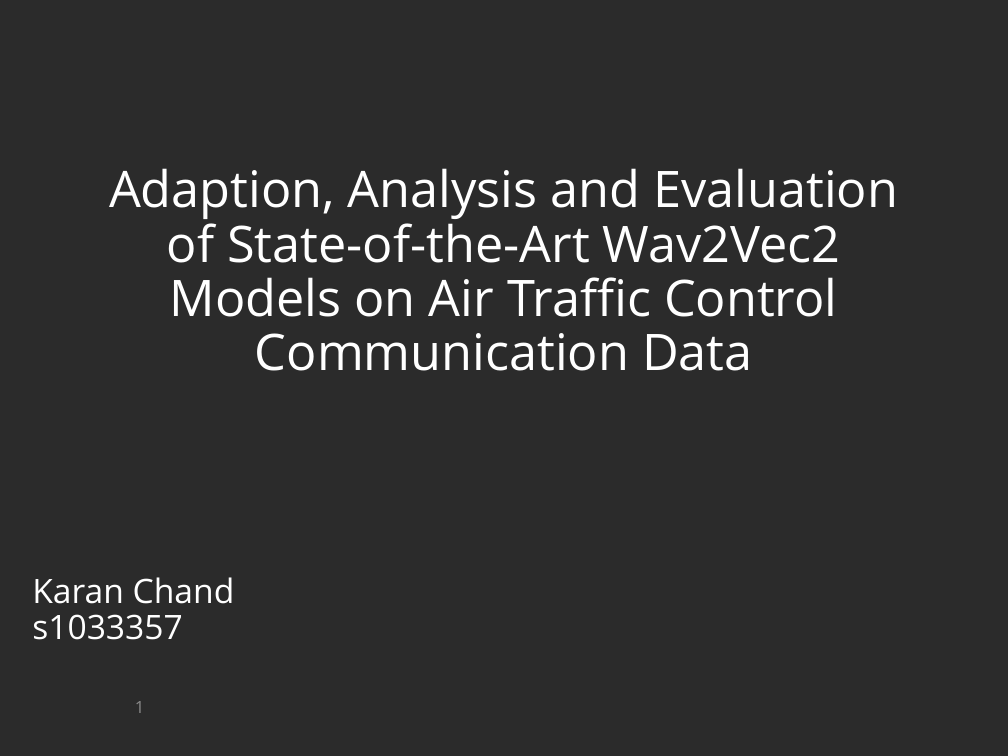
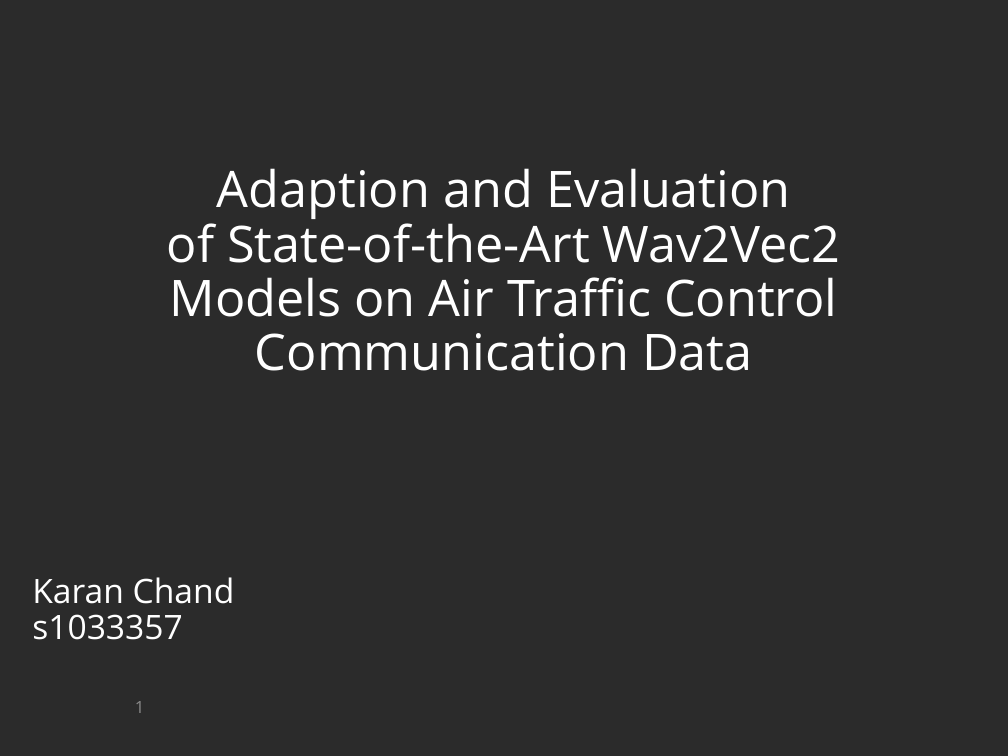
Before and after one commit to KaranChand/ATC, a slide deck: slide 1 of Thesis presentation ATC.pptx. Drawn at 1008x756 pixels with LibreOffice and Linux fonts; fonts in the diff are those of the drawing; background and template pictures are left out; a plain dark background stands for a picture behind light text. Boxes give left, top, right and bottom in pixels: in the first picture for what was removed or moved away, otherwise in the second. Text is boxed around its words. In the diff, an @@ line names an element or a change of style, - is before the commit and + after.

```diff
--- a/Thesis presentation ATC.pptx
+++ b/Thesis presentation ATC.pptx
@@ title at <box>167,168,841,371</box>: text changed @@
-Adaption, Analysis and Evaluation
-of State-of-the-Art Wav2Vec2
-Models on Air Traffic Control
-Communication Data
+Adaption and Evaluation
+of State-of-the-Art Wav2Vec2
+Models on Air Traffic Control
+Communication Data
```
Also in this commit, not shown: 3 other slides changed.
